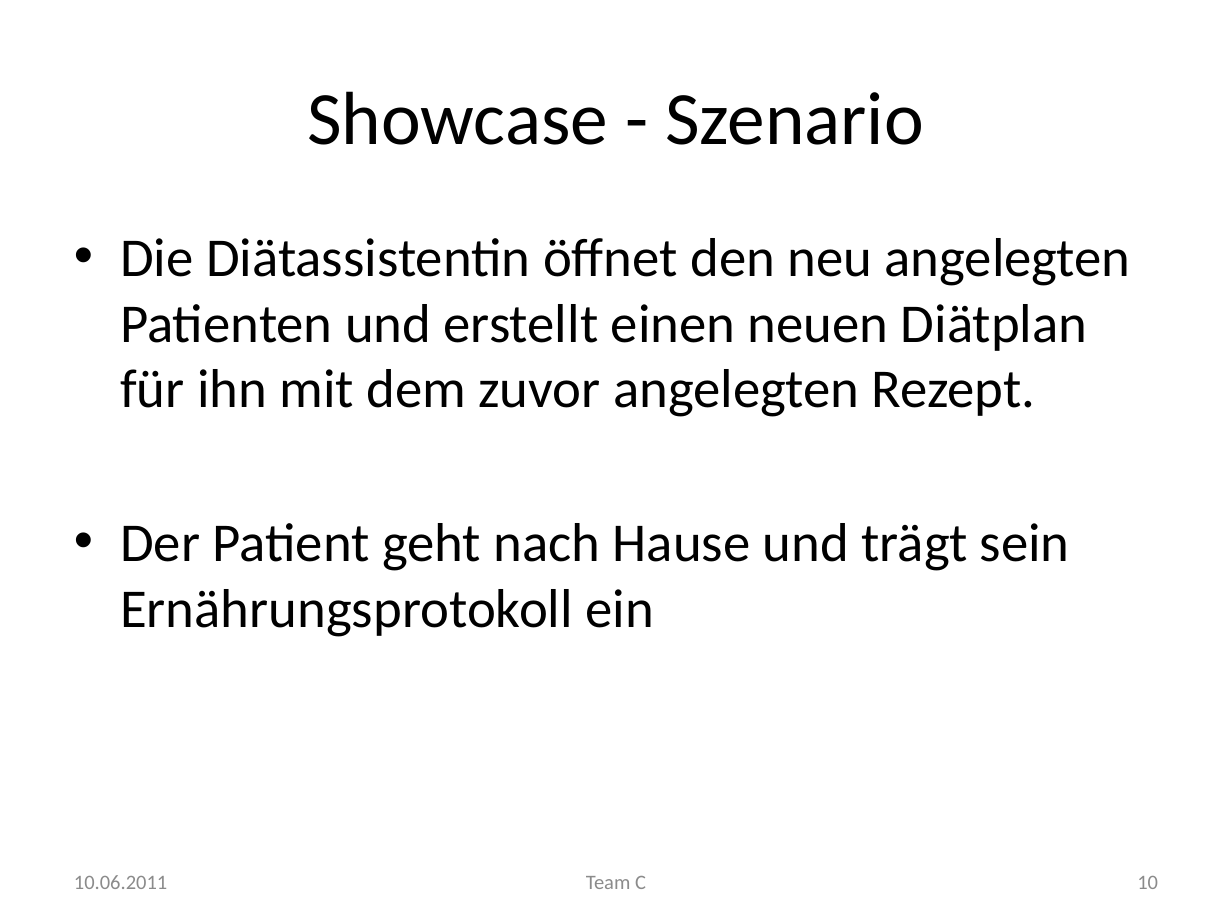
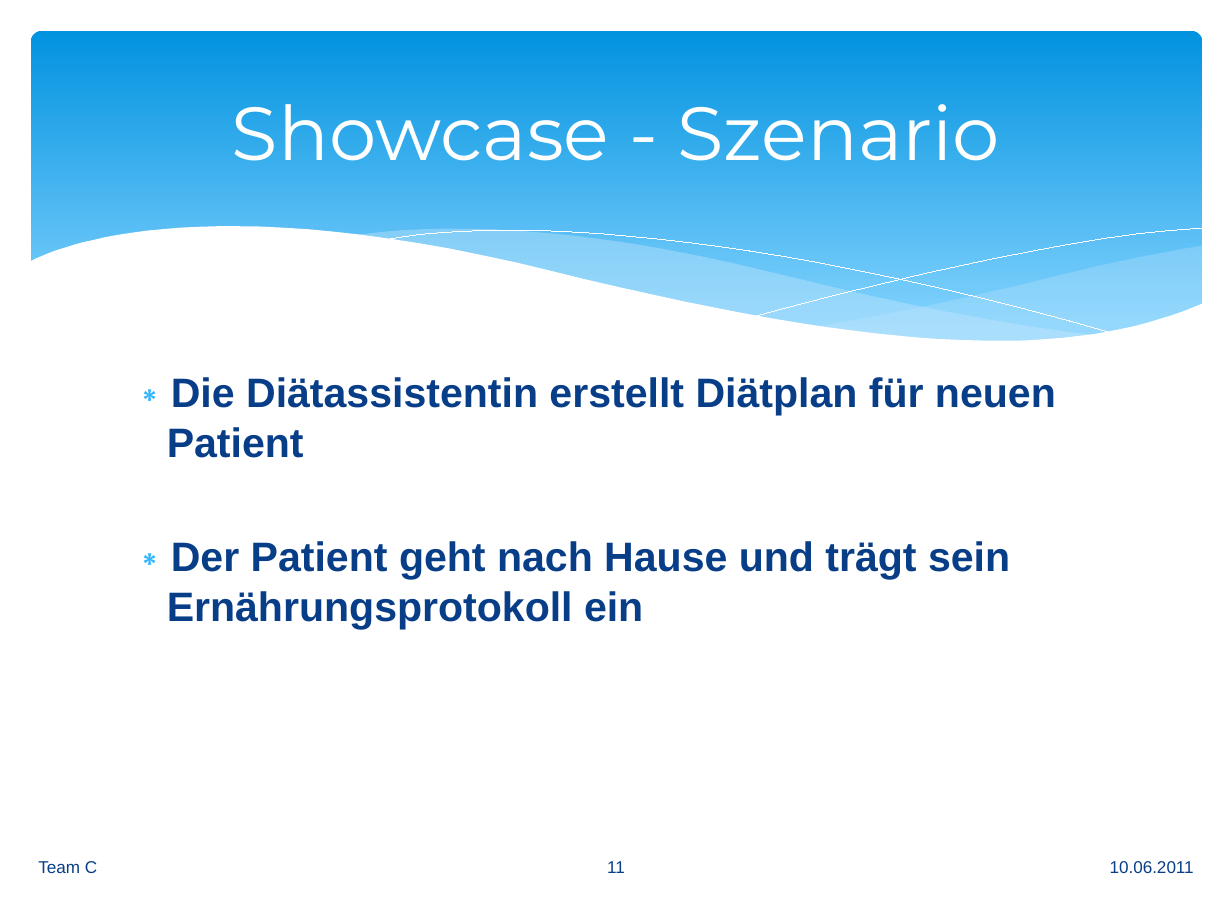
Before and after one commit to manuelTscholl/easydiet-team-c, a slide deck: slide 11 of doc/Abschluss/EasyDiet.pptx (slide 10 before the commit). Drawn at 1232x924 pixels with LibreOffice and Linux fonts; fonts in the diff are those of the drawing. Boxes give left, top, right and bottom in pixels: in the first picture for what was removed or moved away, otherwise in the second. Text is boxed around its words. In the diff, an @@ line names an element or a change of style, - is before the commit and + after.

```diff
--- a/doc/Abschluss/EasyDiet.pptx
+++ b/doc/Abschluss/EasyDiet.pptx
@@ rounded rectangle added at box(31, 31, 1202, 363), fill gradient #0293E0 to #83D3FE @@
@@ title "Showcase - Szenario": place and size @@
-title "Showcase - Szenario" at box(307, 91, 924, 145)
+title "Showcase - Szenario" at box(232, 104, 1000, 161)
@@ title "Showcase - Szenario" at box(232, 104, 1000, 161): font Calibri to Montserrat, text colour #000000 to #FFFFFF @@
@@ group added at box(28, 227, 1204, 405): 5 freeform shapes @@
@@ text "Die Diätassistentin erstellt Diätplan für ...": place and size @@
-text "Die Diätassistentin erstellt Diätplan für ..." at box(120, 238, 1131, 637)
+text "Die Diätassistentin erstellt Diätplan für ..." at box(167, 377, 1056, 629)
@@ text at box(167, 377, 1056, 458): text changed; size 32 to 24 pt; font Calibri to Arial; text colour #000000 to #073E87; bold on @@
-• Die Diätassistentin öffnet den neu angelegten Patienten und erstellt einen neuen Diätplan für ihn mit dem zuvor angelegten Rezept.
+∗ Die Diätassistentin erstellt Diätplan für neuen Patient
@@ text at box(167, 541, 1010, 629): size 32 to 24 pt, font Calibri to Arial, text colour #000000 to #073E87, bold on in "Der Patient geht nach Hause und trägt ..."; bullet • to ∗; less space between paragraphs @@
@@ text "Team C": place and size @@
-text "Team C" at box(586, 876, 646, 889)
+text "Team C" at box(38, 861, 97, 873)
@@ text "Team C" at box(38, 861, 97, 873): size 12 to 10 pt, font Calibri to Arial, text colour #8C8C8C to #073E87; alignment centre to left @@
@@ page number added at box(607, 861, 625, 873), 10 pt, text #073E87 @@
+11
@@ text "10.06.2011": place and size @@
-text "10.06.2011" at box(74, 875, 167, 889)
+text "10.06.2011" at box(1110, 861, 1194, 873)
@@ text "10.06.2011" at box(1110, 861, 1194, 873): size 12 to 10 pt, font Calibri to Arial, text colour #8C8C8C to #073E87; alignment left to right @@
@@ page number removed at box(1137, 876, 1158, 889) @@
-10
```
Also in this commit, not shown: 25 other slides changed, 3 slides added.
